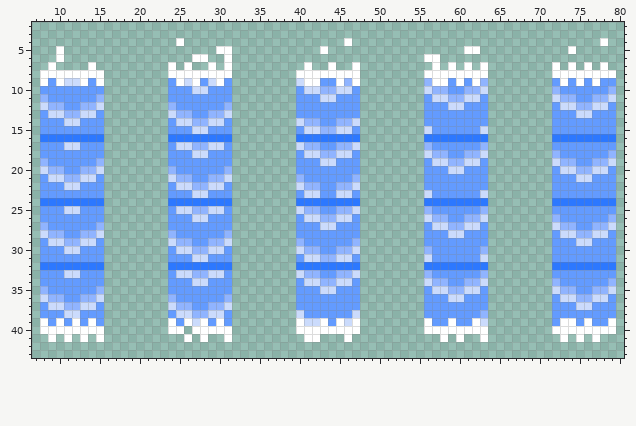
Sprite sheet: assets/tileset/imba/waterfall_tile_001.png. That is the earlier state.
The file is 88x48 pixels. Shown: x 7..80, y 2..43.
And afterwards:
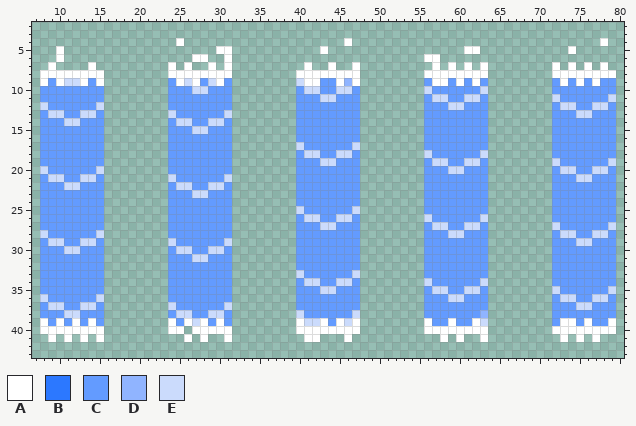
Palette (. is transparent): A #ffffff  B #2c78ff  C #639bff  D #90b4ff  E #cbdbfc
Diff:
@@ x 7..80 @@
  8 .AAAAAAAA........AAAAAAAA........AAAAAAAA........AAAAAAAA........AAAAAAAA.
- 9 .ACAEEACA........CAEACEAC........EAACCADA........DAACACAD........CACACACC.
-10 .CCCCCCCC........CCCEECCC........CEEDDEEC........EDDCCDDE........DCCCCCCD.
-11 .DCCCCCCD........CCCCCCCC........CCCEECCC........CEEDDEEC........EDDCCDDE.
-12 .EDDCCDDE........DCCCCCCD........CCCCCCCC........CCCEECCC........CEEDDEEC.
-13 .CEEDDEEC........EDDCCDDE........CCCCCCCC........CCCCCCCC........CCCEECCC.
-14 .CCCEECCC........CEEDDEEC........EDDCCDDE........CCCCCCCC........CCCCCCCC.
-15 .CCCCCCCC........CCCEECCC........CEEDDEEC........ECCCCCCE........CCCCCCCC.
-16 .BBBBBBBB........BBBBBBBB........BBBBBBBB........BBBBBBBB........BBBBBBBB.
-17 .CCCEECCC........CEEDDEEC........EDDCCDDE........DCCCCCCD........CCCCCCCC.
-18 .CCCCCCCC........CCCEECCC........CEEDDEEC........EDDCCDDE........DCCCCCCD.
-19 .DCCCCCCD........CCCCCCCC........CCCEECCC........CEEDDEEC........EDDCCDDE.
-20 .EDDCCDDE........DCCCCCCD........CCCCCCCC........CCCEECCC........CEEDDEEC.
-21 .CEEDDEEC........EDDCCDDE........DCCCCCCD........CCCCCCCC........CCCEECCC.
-22 .CCCEECCC........CEEDDEEC........EDDCCDDE........CCCCCCCC........CCCCCCCC.
-23 .CCCCCCCC........CCCEECCC........CEECCEEC........ECCCCCCE........CCCCCCCC.
-24 .BBBBBBBB........BBBBBBBB........BBBBBBBB........BBBBBBBB........BBBBBBBB.
-25 .CCCEECCC........CEEDDEEC........EDDCCDDE........DCCCCCCD........CCCCCCCC.
-26 .CCCCCCCC........CCCEECCC........CEEDDEEC........EDDCCDDE........DCCCCCCD.
-27 .DCCCCCCD........CCCCCCCC........CCCEECCC........CEEDDEEC........EDDCCDDE.
-28 .EDDCCDDE........DCCCCCCD........CCCCCCCC........CCCEECCC........CEEDDEEC.
-29 .CEEDDEEC........EDDCCDDE........DCCCCCCD........CCCCCCCC........CCCEECCC.
-30 .CCCEECCC........CEEDDEEC........EDDCCDDE........DCCCCCCD........CCCCCCCC.
-31 .CCCCCCCC........CCCEECCC........CEEDDEEC........ECCCCCCE........CCCCCCCC.
-32 .BBBBBBBB........BBBBBBBB........BBBBBBBB........BBBBBBBB........BBBBBBBB.
-33 .CCCEECCC........CEEDDEEC........EDDCCDDE........DCCCCCCD........CCCCCCCC.
-34 .CCCCCCCC........CCCEECCC........CEEDDEEC........EDDCCDDE........DCCCCCCD.
-35 .DCCCCCCD........CCCCCCCC........CCCEECCC........CEEDDEEC........EDDCCDDE.
-36 .EDDCCDDE........DCCCCCCD........CCCCCCCC........CCCEECCC........CEEDDEEC.
-37 .CEEDDEEC........EDDCCDDE........CCCCCCCC........CCCCCCCC........CCCEECCC.
-38 .CCCEECCC........CEEDDEEC........ECCCCCCE........CCCCCCCD........CCCCCCCC.
+ 9 .ACAEEACA........CAEACEAC........EAACCADA........CAACACAC........CACACACC.
+10 .CCCCCCCC........CCCEECCC........CEECCEEC........ECCCCCCE........CCCCCCCC.
+11 .CCCCCCCC........CCCCCCCC........CCCEECCC........CEECCEEC........ECCCCCCE.
+12 .ECCCCCCE........CCCCCCCC........CCCCCCCC........CCCEECCC........CEECCEEC.
+13 .CEECCEEC........ECCCCCCE........CCCCCCCC........CCCCCCCC........CCCEECCC.
+14 .CCCEECCC........CEECCEEC........CCCCCCCC........CCCCCCCC........CCCCCCCC.
+15 .CCCCCCCC........CCCEECCC........CCCCCCCC........CCCCCCCC........CCCCCCCC.
+16 .CCCCCCCC........CCCCCCCC........CCCCCCCC........CCCCCCCC........CCCCCCCC.
+17 .CCCCCCCC........CCCCCCCC........ECCCCCCE........CCCCCCCC........CCCCCCCC.
+18 .CCCCCCCC........CCCCCCCC........CEECCEEC........ECCCCCCE........CCCCCCCC.
+19 .CCCCCCCC........CCCCCCCC........CCCEECCC........CEECCEEC........ECCCCCCE.
+20 .ECCCCCCE........CCCCCCCC........CCCCCCCC........CCCEECCC........CEECCEEC.
+21 .CEECCEEC........ECCCCCCE........CCCCCCCC........CCCCCCCC........CCCEECCC.
+22 .CCCEECCC........CEECCEEC........CCCCCCCC........CCCCCCCC........CCCCCCCC.
+23 .CCCCCCCC........CCCEECCC........CCCCCCCC........CCCCCCCC........CCCCCCCC.
+24 .CCCCCCCC........CCCCCCCC........CCCCCCCC........CCCCCCCC........CCCCCCCC.
+25 .CCCCCCCC........CCCCCCCC........ECCCCCCE........CCCCCCCC........CCCCCCCC.
+26 .CCCCCCCC........CCCCCCCC........CEECCEEC........ECCCCCCE........CCCCCCCC.
+27 .CCCCCCCC........CCCCCCCC........CCCEECCC........CEECCEEC........ECCCCCCE.
+28 .ECCCCCCE........CCCCCCCC........CCCCCCCC........CCCEECCC........CEECCEEC.
+29 .CEECCEEC........ECCCCCCE........CCCCCCCC........CCCCCCCC........CCCEECCC.
+30 .CCCEECCC........CEECCEEC........CCCCCCCC........CCCCCCCC........CCCCCCCC.
+31 .CCCCCCCC........CCCEECCC........CCCCCCCC........CCCCCCCC........CCCCCCCC.
+32 .CCCCCCCC........CCCCCCCC........CCCCCCCC........CCCCCCCC........CCCCCCCC.
+33 .CCCCCCCC........CCCCCCCC........ECCCCCCE........CCCCCCCC........CCCCCCCC.
+34 .CCCCCCCC........CCCCCCCC........CEECCEEC........ECCCCCCE........CCCCCCCC.
+35 .CCCCCCCC........CCCCCCCC........CCCEECCC........CEECCEEC........ECCCCCCE.
+36 .ECCCCCCE........CCCCCCCC........CCCCCCCC........CCCEECCC........CEECCEEC.
+37 .CEECCEEC........ECCCCCCE........CCCCCCCC........CCCCCCCC........CCCEECCC.
+38 .CCCEECCC........CEECCEEC........ECCCCCCE........CCCCCCCD........CCCCCCCC.
 39 .ACACACAC........ACAEACAC........AEEACAEA........ACCACCAE........CAACACCA.
Where, in picture pixels (left, top, right, bottom), the same in both pictures:
changed: (424, 78, 488, 166)
changed: (320, 86, 336, 94)
changed: (552, 86, 616, 238)
changed: (40, 94, 104, 310)
changed: (168, 102, 232, 318)
changed: (296, 118, 360, 286)
changed: (424, 190, 488, 294)
changed: (552, 262, 616, 302)
